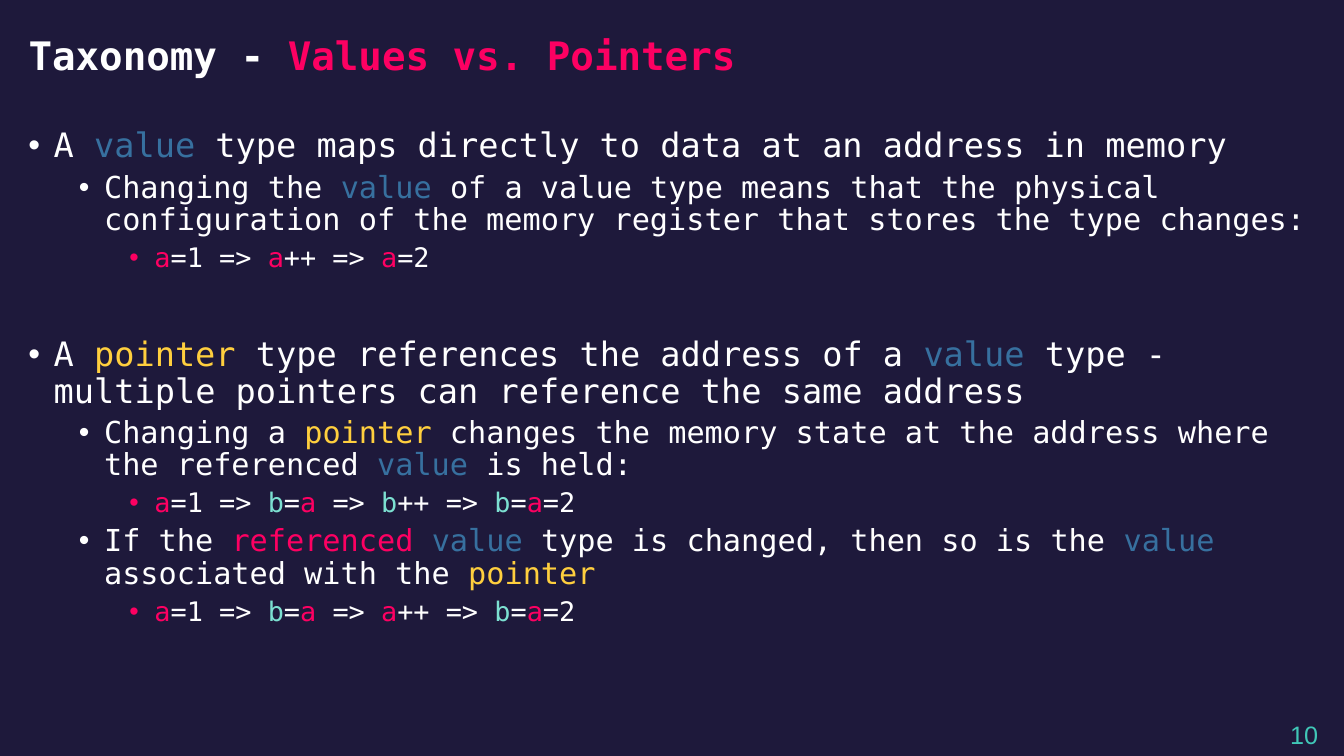
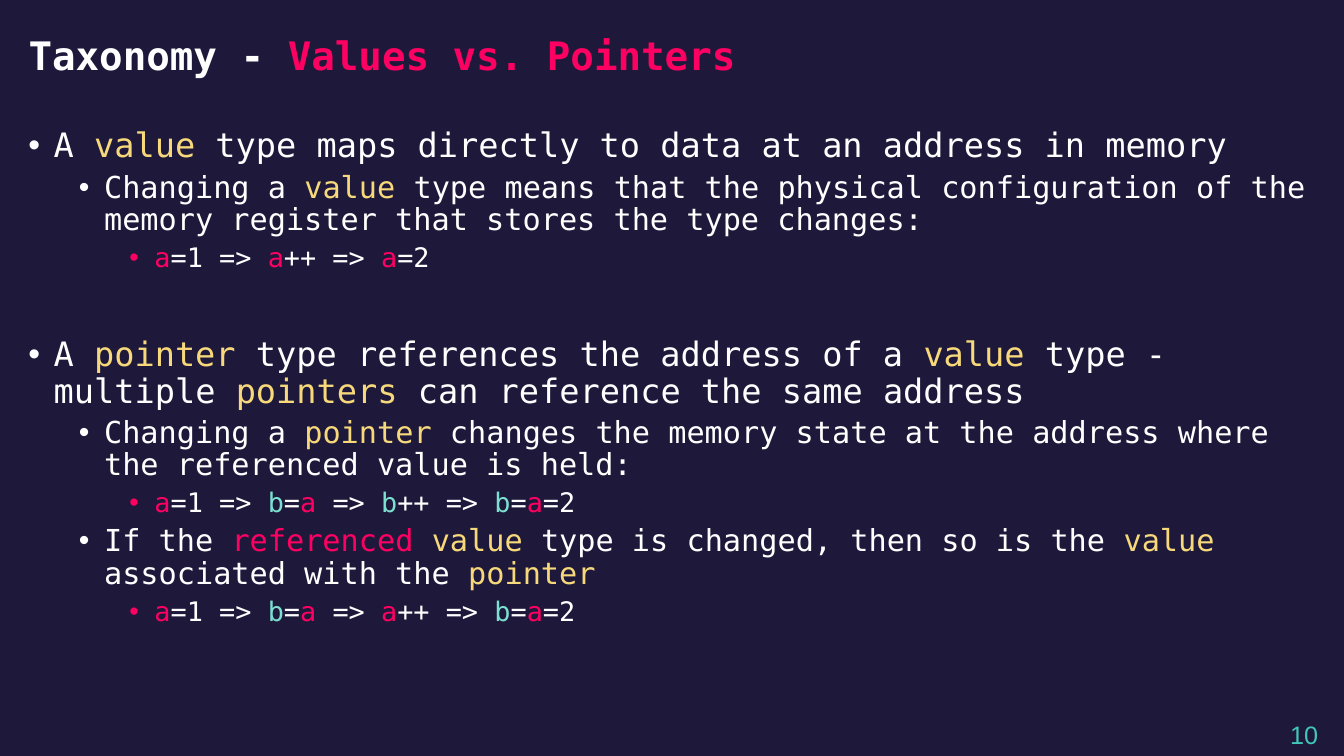
Before and after one commit to airabino/EVRC_Python_Training, a slide deck: slide 10 of Trainings/TR2/Lecture.pptx. Drawn at 1344x756 pixels with LibreOffice and Linux fonts; fonts in the diff are those of the drawing. Boxes give left, top, right and bottom in pixels: in the first picture for what was removed or moved away, otherwise in the second. Text is boxed around its words. In the diff, an @@ line names an element or a change of style, - is before the commit and + after.

```diff
--- a/Trainings/TR2/Lecture.pptx
+++ b/Trainings/TR2/Lecture.pptx
@@ text at (54, 131, 1269, 590): text colour #37709F to #F7D97B in "value", "value", "value value"; text colour #FFCF3E to #F7D97B in "pointer", "pointer", "pointer"; text colour #FFFFFF to #F7D97B in "pointers"; text colour #37709F to #FFFFFF in "value" @@
@@ text at (104, 175, 1306, 237): text changed @@
-  • Changing the value of a value type means that the physical configuration of the memory register that stores the type changes:
+  • Changing a value type means that the physical configuration of the memory register that stores the type changes:
```
Also in this commit, not shown: 18 slides added, 14 other files.
